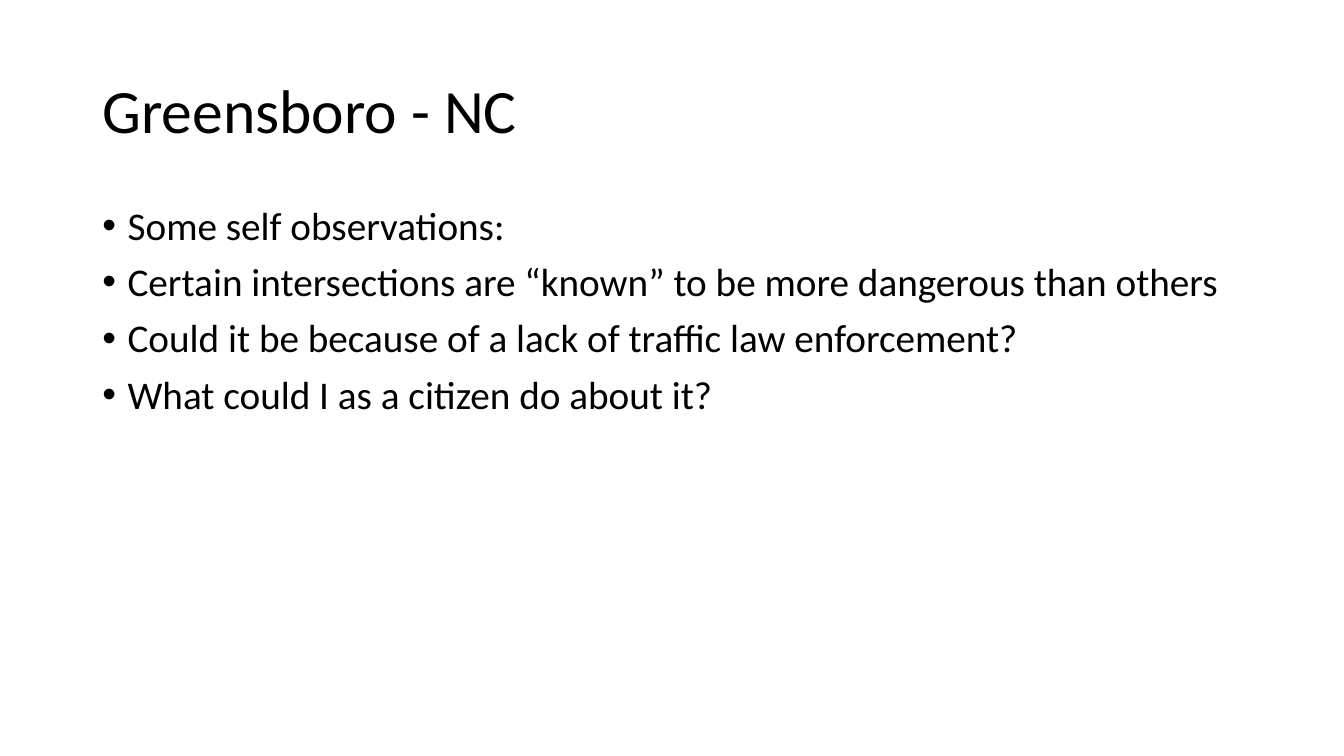
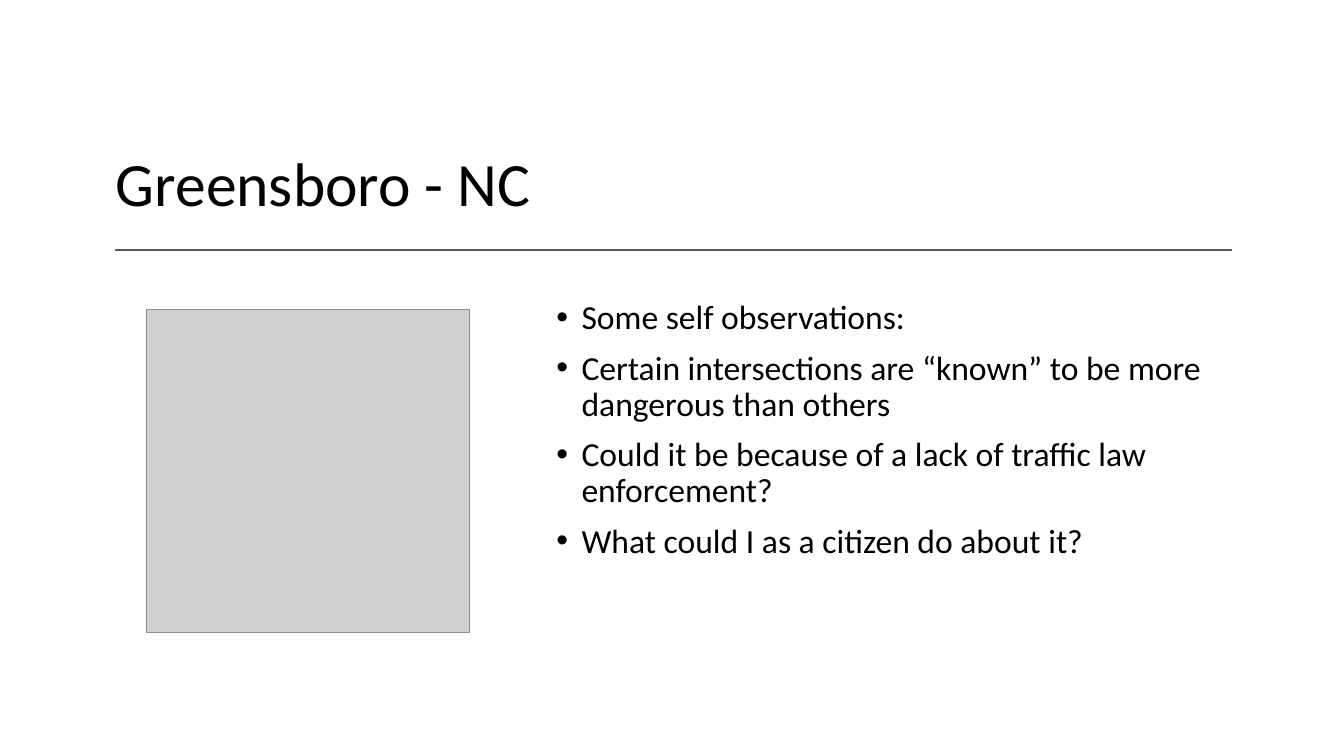
Before and after one commit to buddyp450/RedLightRunners, a slide deck: slide 2 of RedLightRunners.pptx. Drawn at 1344x756 pixels with LibreOffice and Linux fonts; fonts in the diff are those of the drawing; grey boxes stand for pictures. Boxes give left, top, right and bottom in pixels: in the first picture for what was removed or moved away, otherwise in the second. Text is boxed around its words. In the diff, an @@ line names an element or a change of style, - is before the commit and + after.

Commit message:
Updated powerpoint

```diff
--- a/RedLightRunners.pptx
+++ b/RedLightRunners.pptx
@@ title "Greensboro - NC": place and size @@
-title "Greensboro - NC" at (102, 90, 517, 134)
+title "Greensboro - NC" at (116, 163, 531, 207)
@@ title "Greensboro - NC" at (116, 163, 531, 207): vertical alignment middle to bottom @@
@@ line added from (116, 250) to (1232, 250), #595959 1.25 pt @@
@@ text "Some self observations:": place and size @@
-text "Some self observations:" at (128, 212, 1218, 410)
+text "Some self observations:" at (582, 305, 1201, 554)
@@ text "Some self observations:" at (582, 305, 1201, 554): size 28 to 24 pt @@
@@ picture added at (147, 310, 470, 632) @@
```
Also in this commit, not shown: 3 other slides changed, 1 slide added.
